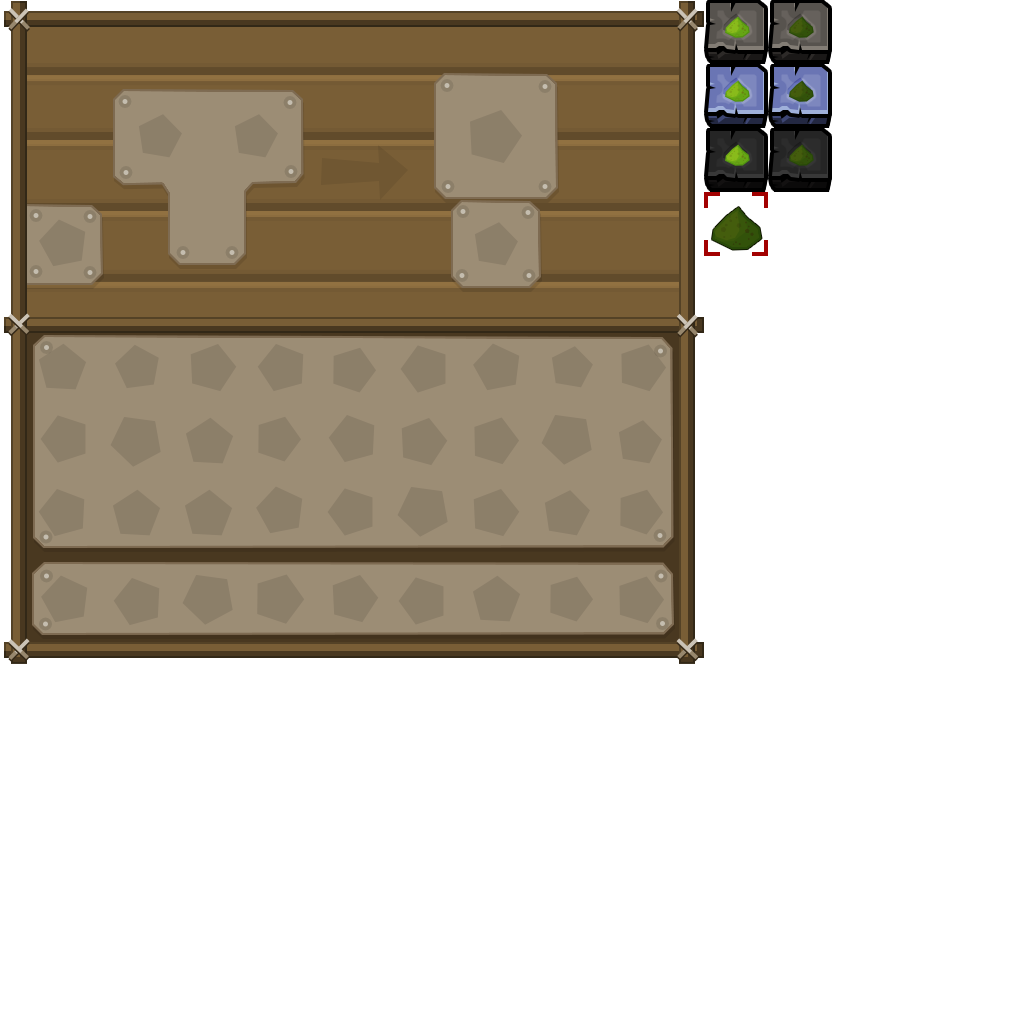
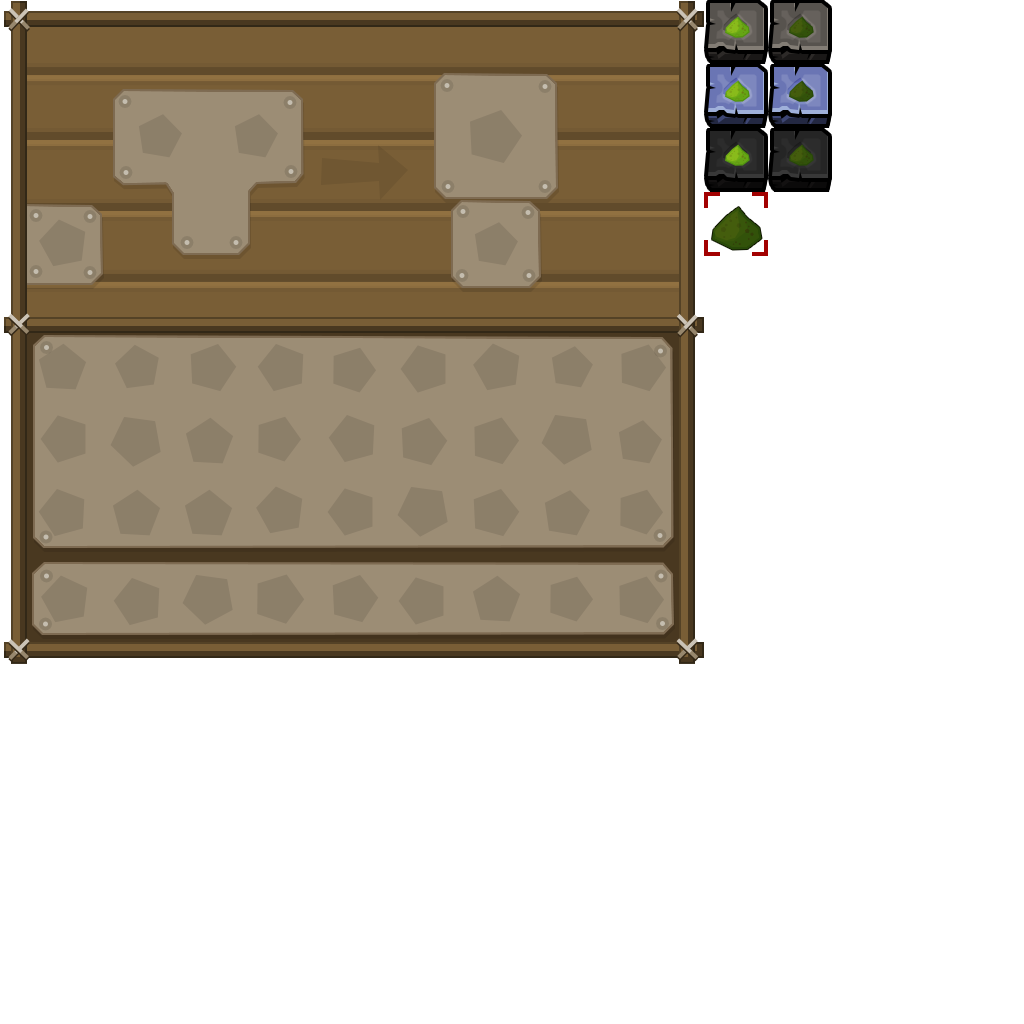
Comparing the layer stacks of the two (1024, 1024) images. Changes:
painted on "elipsis" over <box>180,240,239,255</box>
painted on "Forme 19" over <box>140,183,271,265</box>
